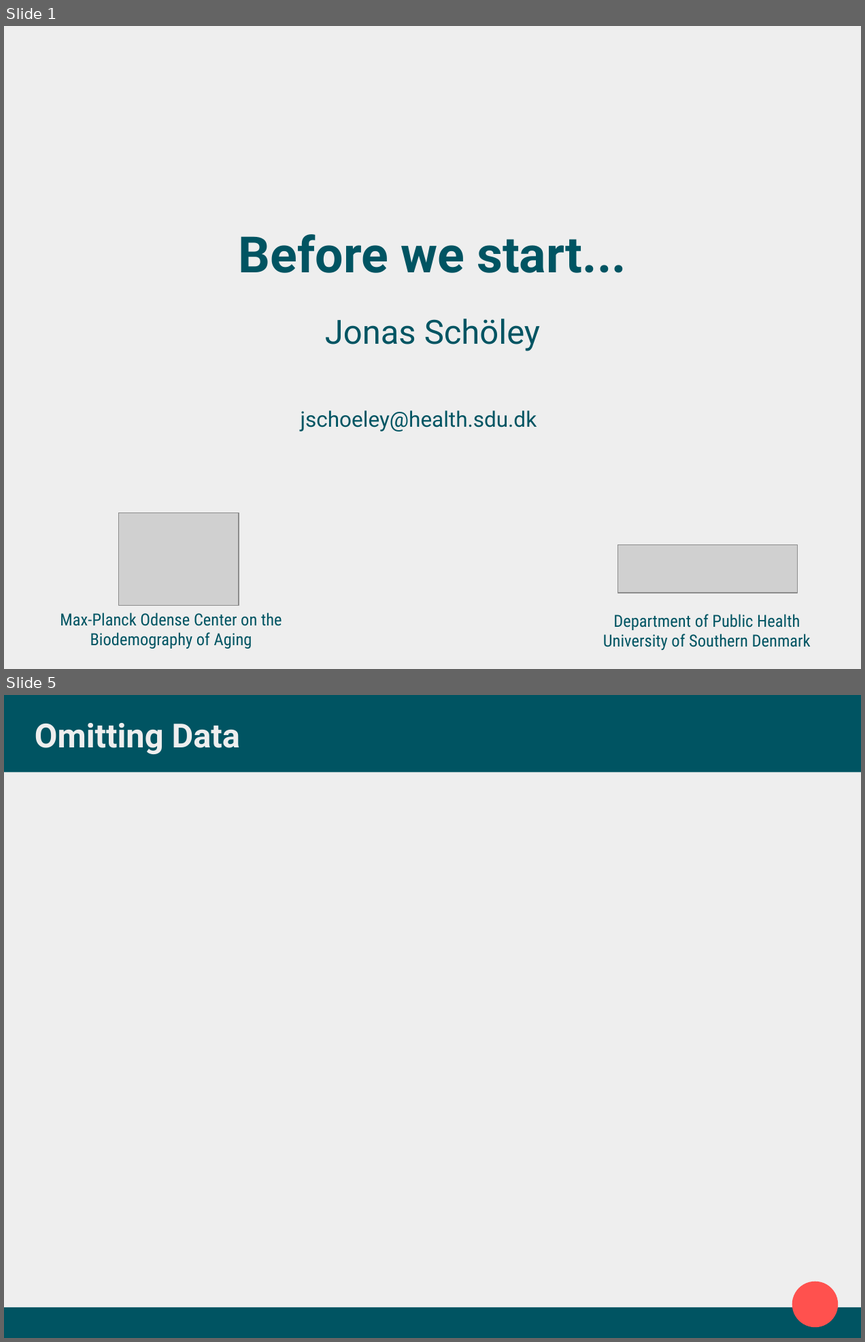
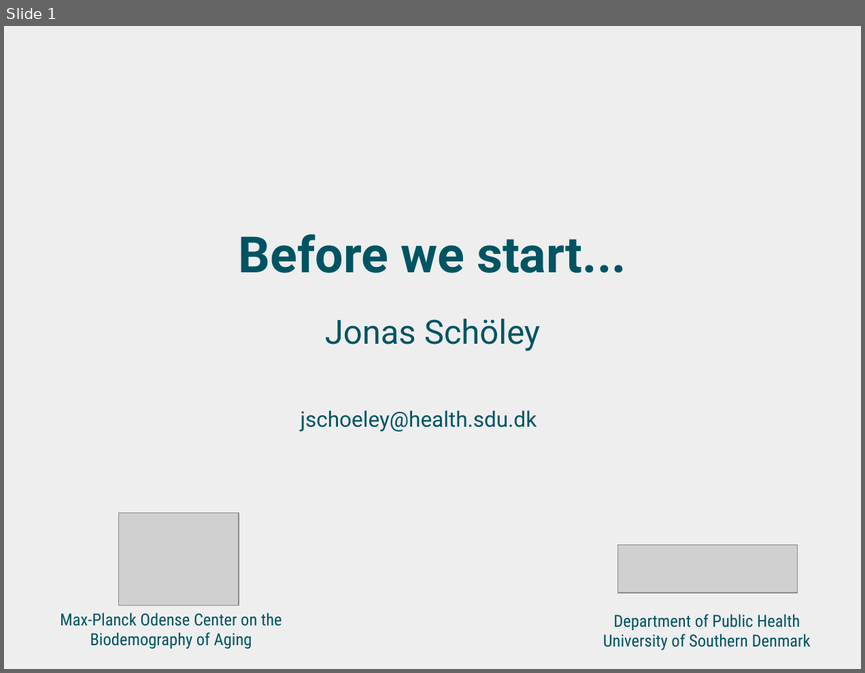
Before and after one commit to jschoeley/2016-edsd-viz, a slide deck: 0-preparation/1-preparation.odp. Shown one above the other, each under a label of ours: slides 1 and 5 before the commit, slide 1 after it; the slides between them are not shown. The pictures are 865x1342 and 865x673 pixels, drawn with LibreOffice and Linux fonts; fonts in the diff are those of the drawing; grey boxes stand for pictures. Boxes give left, top, right and bottom in pixels: in the first picture for what was removed or moved away, otherwise in the second. Text is boxed around its words. In the diff, an @@ line names an element or a change of style, - is before the commit and + after.

```diff
--- a/0-preparation/1-preparation.odp
+++ b/0-preparation/1-preparation.odp
@@ slide 5 removed at (4,695,861,1338), background #EEEEEE @@
@@ rectangle removed at (4,695,861,772) @@
@@ title removed at (35,723,240,754) @@
-Omitting Data
@@ ellipse removed at (792,1281,838,1327) @@
@@ rectangle removed at (4,1307,861,1338) @@
```
Also in this commit, not shown: 2 slides changed, 4 slides added, 3 other slides removed, 6 other files.
